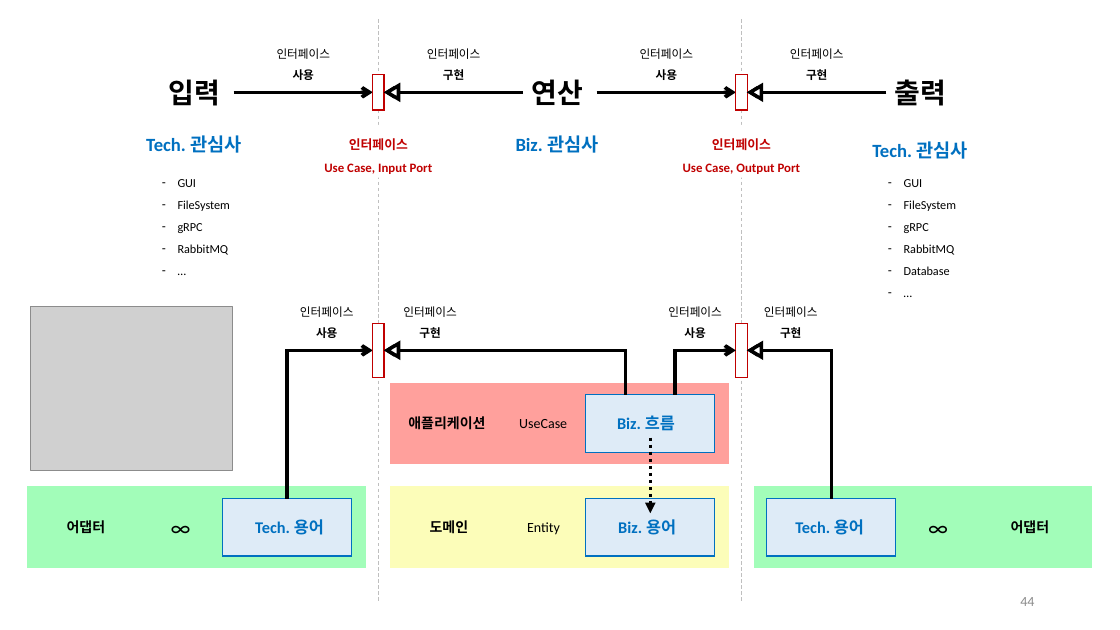
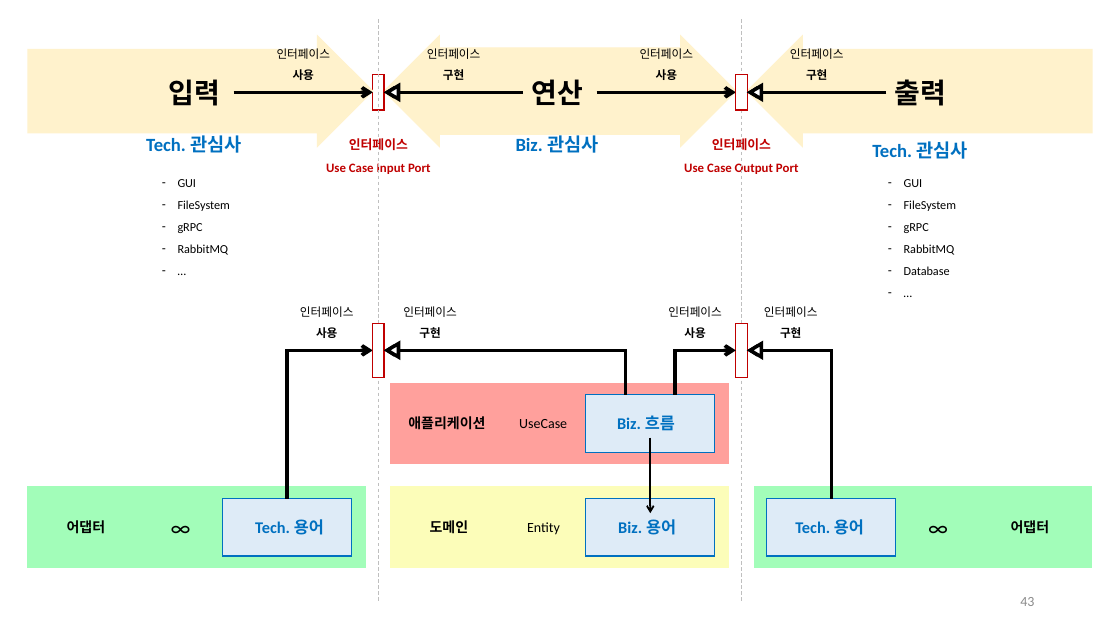
Before and after one commit to hhko/ArchDdd, a slide deck: slide 43 of README.pptx (slide 44 before the commit). Drawn at 1120x630 pixels with LibreOffice and Linux fonts; fonts in the diff are those of the drawing; grey boxes stand for pictures. Boxes give left, top, right and bottom in pixels: in the first picture for what was removed or moved away, otherwise in the second. Text is boxed around its words. In the diff, an @@ line names an element or a change of style, - is before the commit and + after.

```diff
--- a/README.pptx
+++ b/README.pptx
@@ right arrow added at [28,36,372,146], fill #FFF2CC, outline #FFF2CC 1 pt @@
@@ left right arrow added at [384,36,736,146], fill #FFF2CC, outline #FFF2CC 1 pt @@
@@ right arrow added at [748,36,1092,146], fill #FFF2CC, outline #FFF2CC 1 pt @@
@@ text at [326,163,431,174]: text changed @@
-Use Case, Input Port
+Use Case Input Port
@@ text at [684,163,799,174]: text changed @@
-Use Case, Output Port
+Use Case Output Port
@@ picture removed at [31,307,233,471] @@
@@ arrow (650, 438) - (650, 513): stroke #000000 3 pt dashed to #000000 1.5 pt; arrowheads changed @@
@@ page number at [1020,597,1034,606]: text changed @@
-44
+43
```
Also in this commit, not shown: 19 other slides changed, 2 slides removed, 8 other files.
